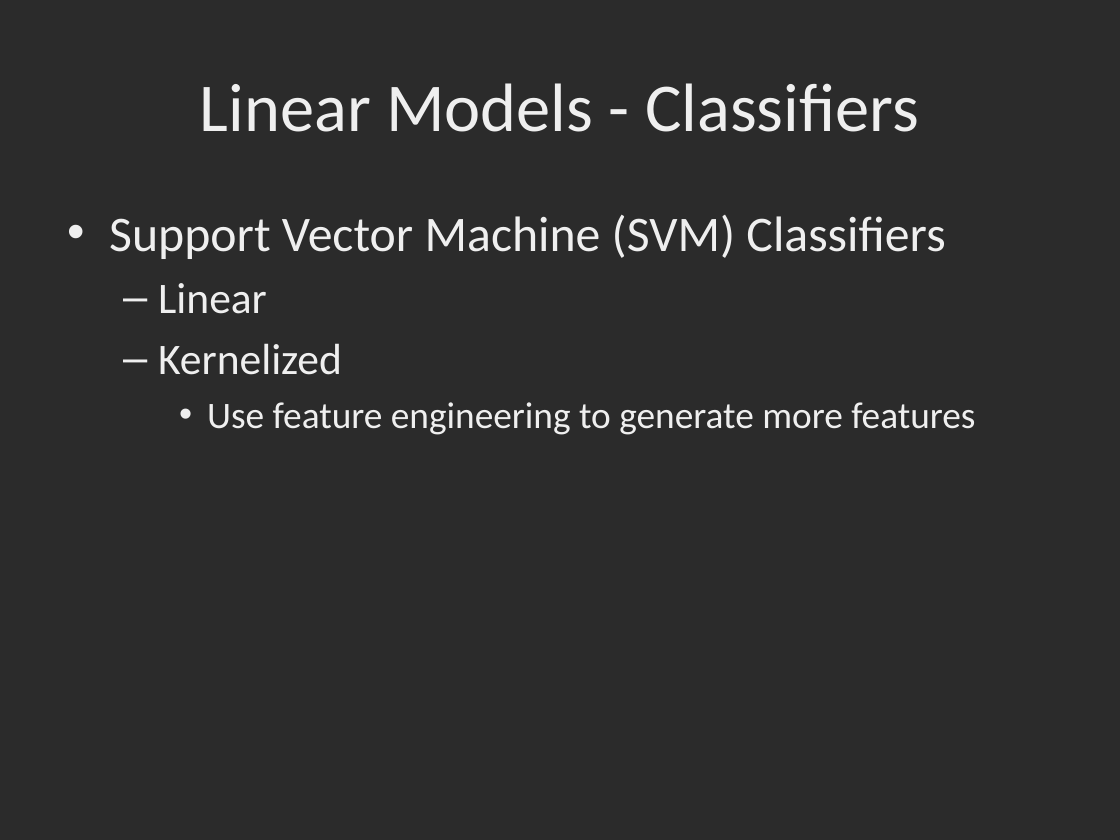
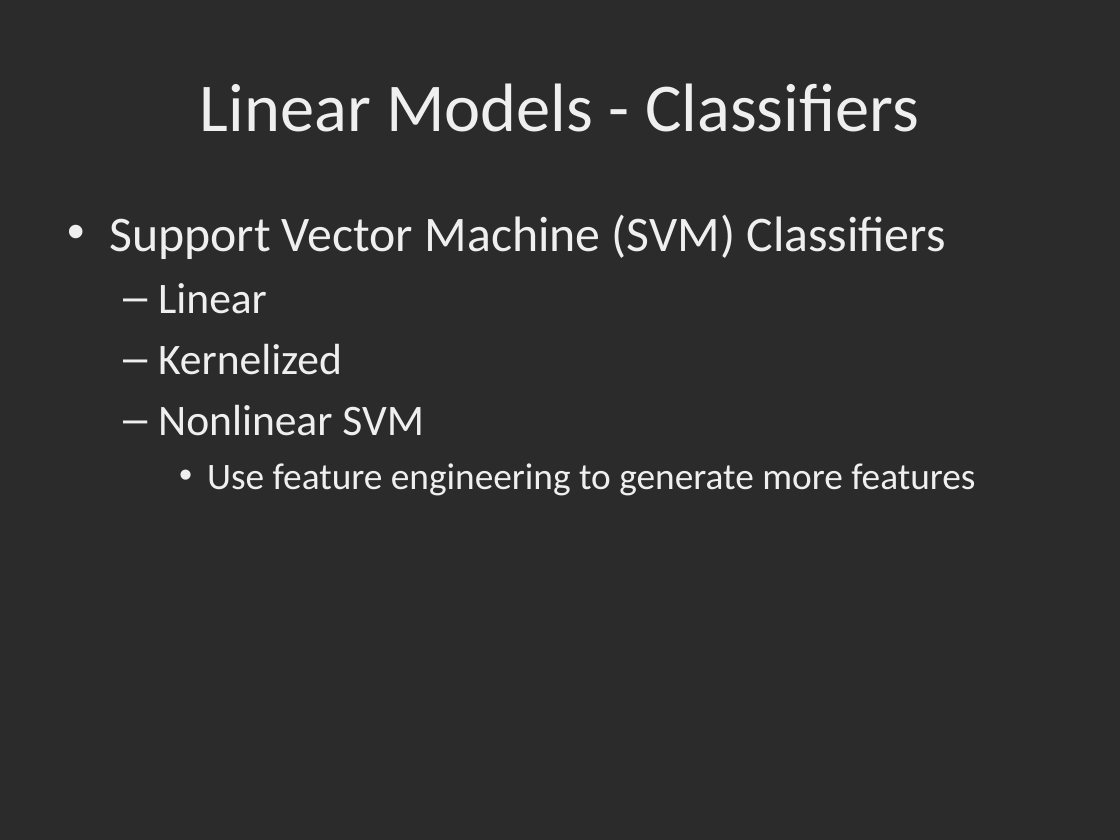
Before and after one commit to dbowmans46/PracticalProgramming, a slide deck: slide 65 of Session 7 - Python/Instructional Material/Session 7 - Python Brief Intro to Machine Learning with Scikit Learn.pptx. Drawn at 1120x840 pixels with LibreOffice and Linux fonts; fonts in the diff are those of the drawing; background and template pictures are left out; a plain dark background stands for a picture behind light text. Boxes give left, top, right and bottom in pixels: in the first picture for what was removed or moved away, otherwise in the second. Text is boxed around its words. In the diff, an @@ line names an element or a change of style, - is before the commit and + after.

```diff
--- a/Session 7 - Python/Instructional Material/Session 7 - Python Brief Intro to Machine Learning with Scikit Learn.pptx
+++ b/Session 7 - Python/Instructional Material/Session 7 - Python Brief Intro to Machine Learning with Scikit Learn.pptx
@@ text at box(158, 404, 424, 436): paragraph added @@
+  – Nonlinear SVM
```
Also in this commit, not shown: 6 other slides changed, 5 slides added.
